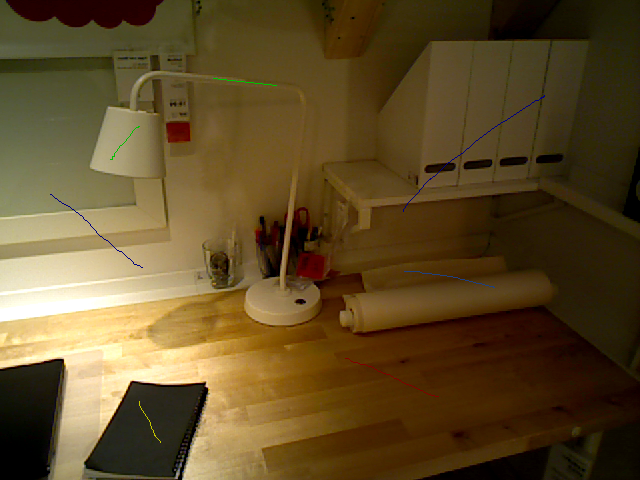
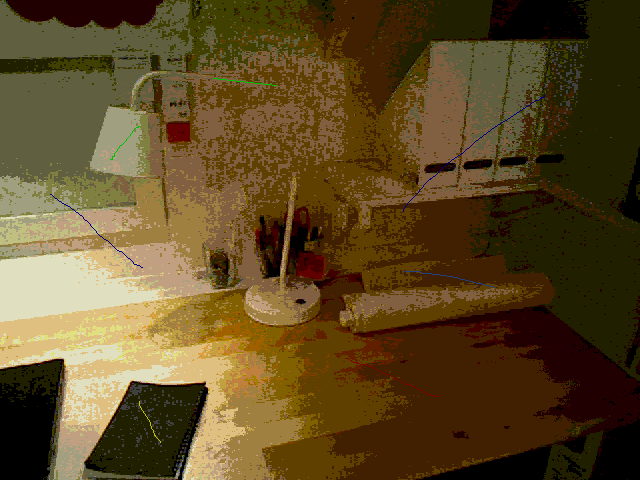
Comparing the layer stacks of the two 640px x 480px images. Changes:
painted on "75_LivingLow.png" over (x1=0, y1=0, x2=640, y2=480)
